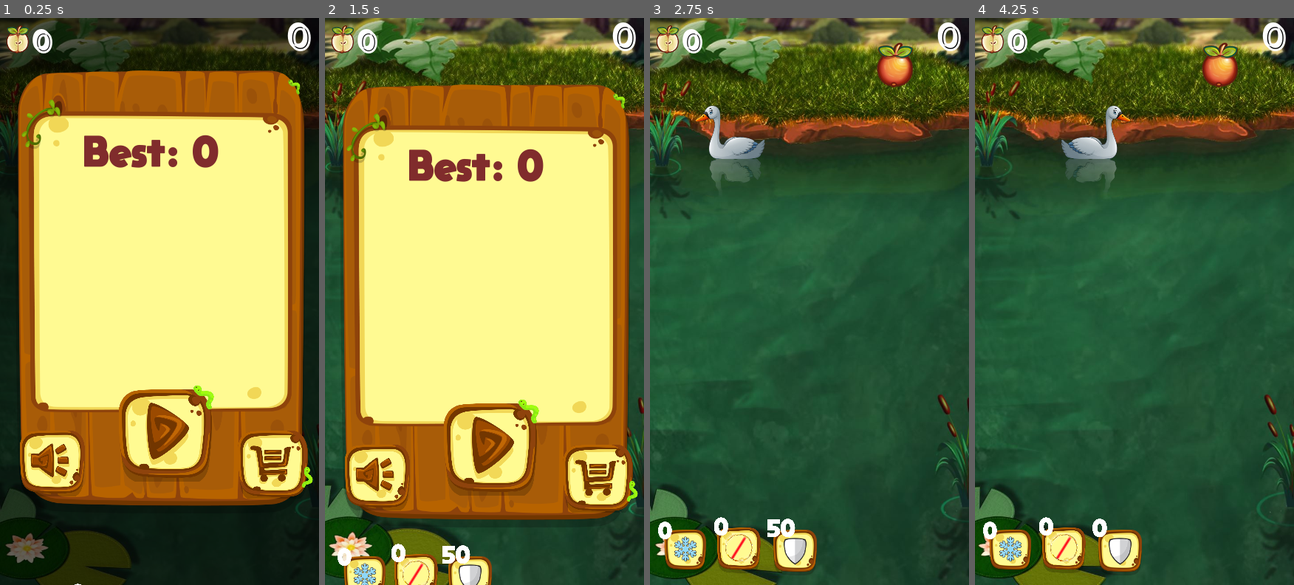
Above: before the commit, frames 1-4 (left to right).
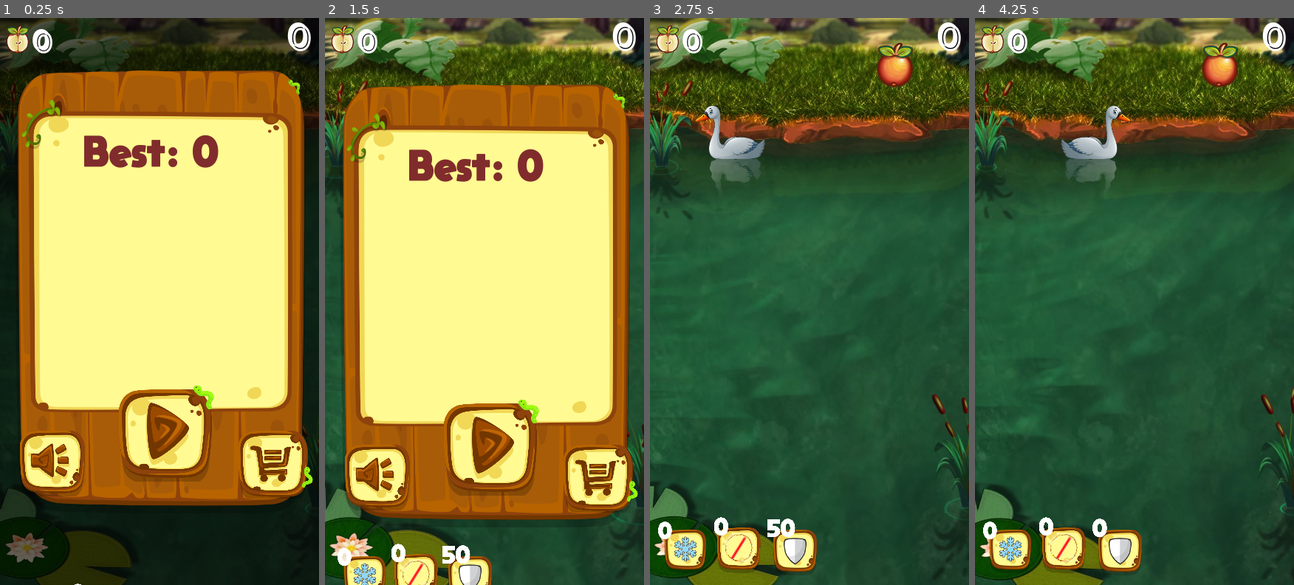
Above: after the commit, the same moments.

Repository: raoufmaalim/knife-Duck-27-june
Game: Godot game, scene res://stages/gameStage.tscn
Two runs of this game, one before a commit and one after it. Both use one fixed random seed, a clock stepped at 60 frames per second and the inputs below.
Inputs (mouse positions are in pixels of both pictures, inside the frame that each line leads up to):
- Up to frame 1 (0.25 s): no input
- Up to frame 2 (1.5 s): click (490, 437) at 0.5 s; click (490, 431) at 1.25 s
- Up to frame 3 (2.75 s): click "0" at 2 s
- Up to frame 4 (4.25 s): click "0" at 2.75 s; click "50" at 3.5 s

The runs differ from the first frame. In frame 1, 0.1% of the frame differs, in the area x 0-100%, y 0-99%; in frame 2, 1.8%; in frame 3, 3.3%; in frame 4, 3.4%, in the area x 0-100%, y 0-100%.

Commit message:
Added a print lol

Diff:
--- a/scripts/slowDucks.gd
+++ b/scripts/slowDucks.gd
@@ -4,6 +4,7 @@
 var minSpeed
 
 func _ready():
+	print("git ta3 chkoupi")
 	pass
 
 func _process(delta):
--- a/stages/gameStage.tscn
+++ b/stages/gameStage.tscn
@@ -215,7 +215,7 @@
 editor/display_folded = true
 scale = Vector2( 0.199901, 0.199901 )
 z_index = -4
-frame = 9
+frame = 158
 
 [node name="Fading" type="AnimationPlayer" parent="background/Swamp"]
 anims/Fade = SubResource( 1 )
